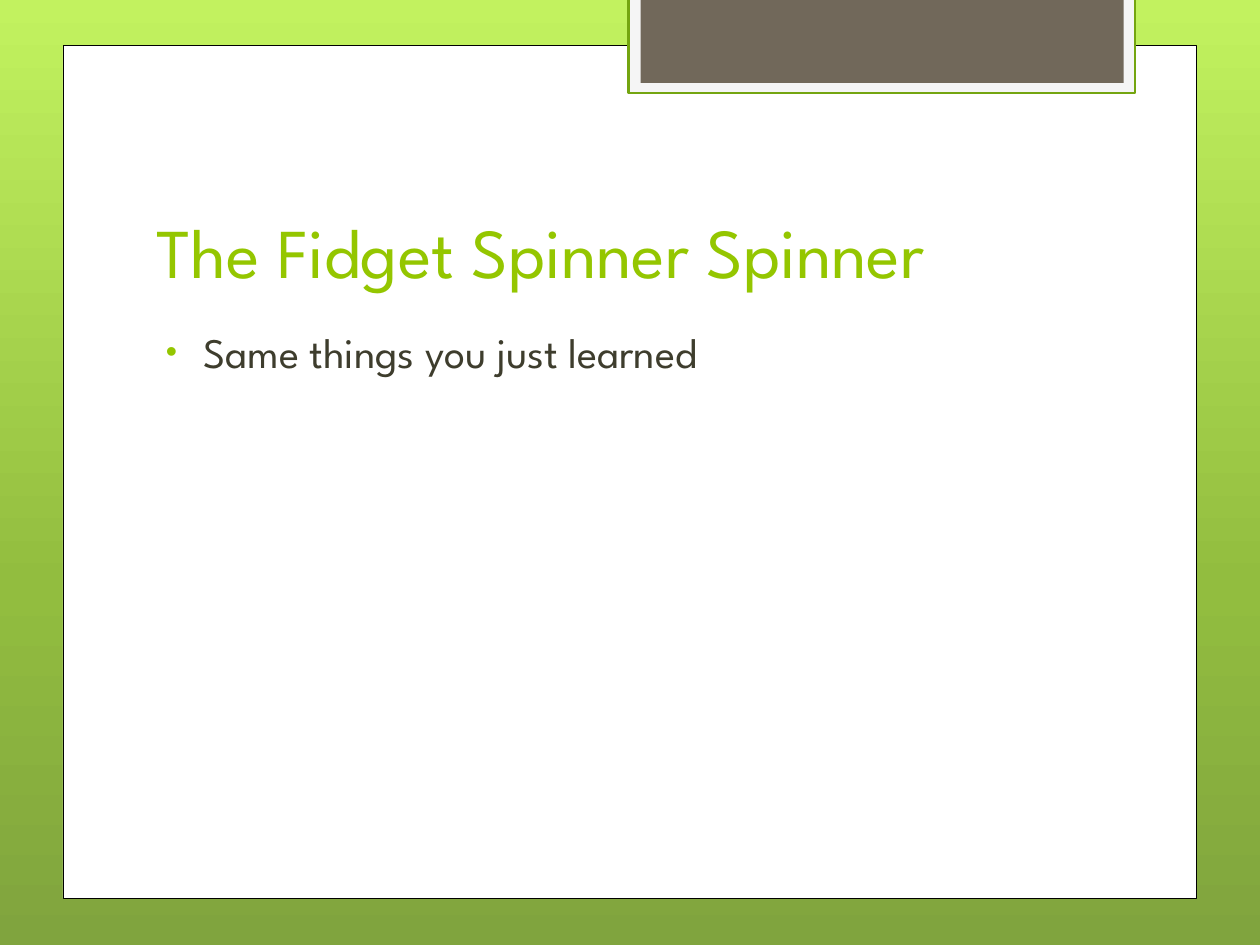
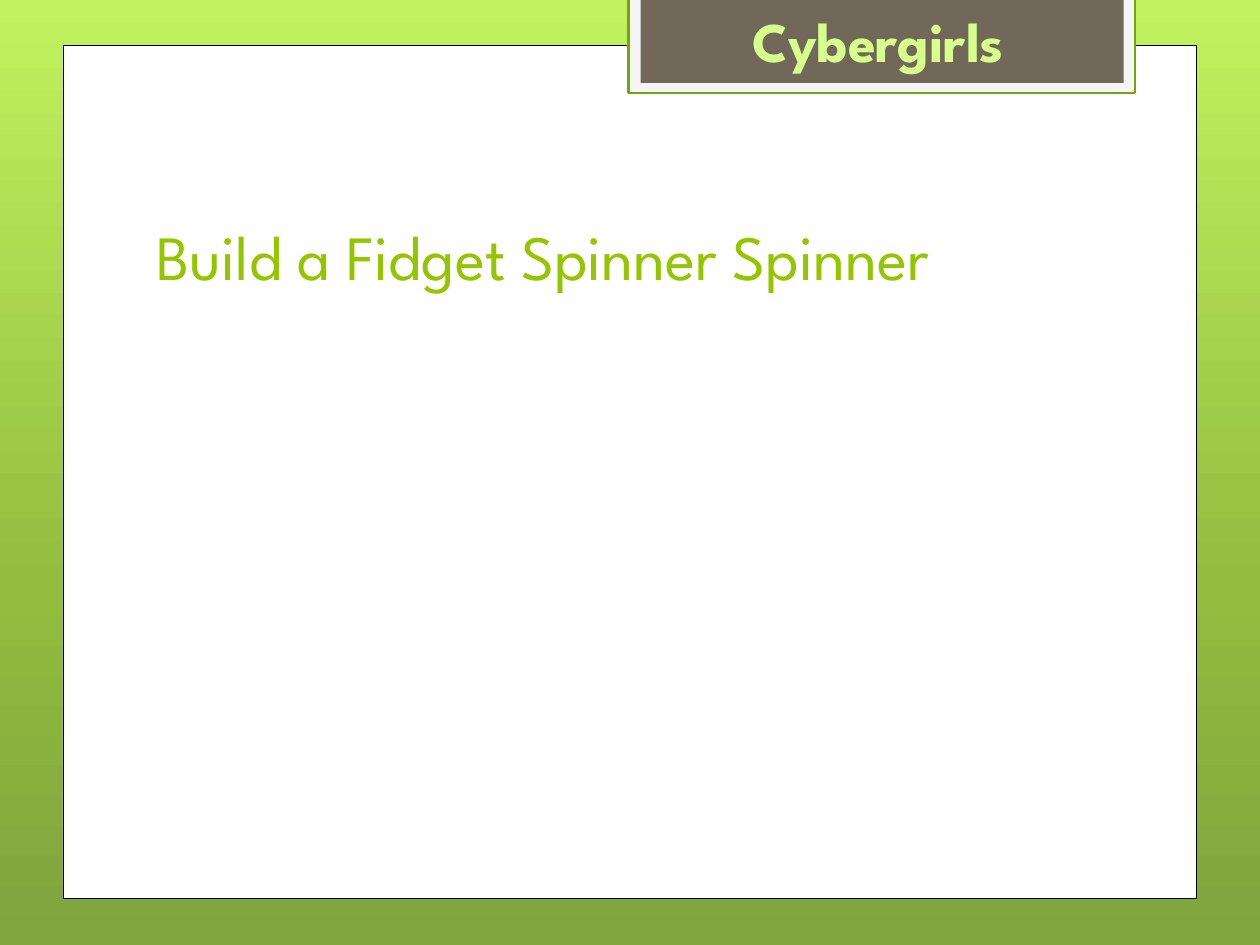
Before and after one commit to drahmel/el-segundo-girl-scouts-robotics-2017, a slide deck: slide 5 of meeting-4-loops/Girl Scouts LEGO Robotics - Meeting 4 - Loops.pptx. Drawn at 1260x945 pixels with LibreOffice and Linux fonts; fonts in the diff are those of the drawing; background and template pictures are left out. Boxes give left, top, right and bottom in pixels: in the first picture for what was removed or moved away, otherwise in the second. Text is boxed around its words. In the diff, an @@ line names an element or a change of style, - is before the commit and + after.

Commit message:
DJR:Added slides

```diff
--- a/meeting-4-loops/Girl Scouts LEGO Robotics - Meeting 4 - Loops.pptx
+++ b/meeting-4-loops/Girl Scouts LEGO Robotics - Meeting 4 - Loops.pptx
@@ text added at box(752, 23, 1004, 75), 32 pt, text #D6FF8C, bold @@
+Cybergirls
@@ title at box(156, 236, 929, 294): text changed; size 40 to 36 pt @@
-The Fidget Spinner Spinner
+Build a Fidget Spinner Spinner
@@ text removed at box(204, 339, 696, 378) @@
-• Same things you just learned
```
Also in this commit, not shown: 4 other slides changed, 2 slides added, 4 slides removed.
